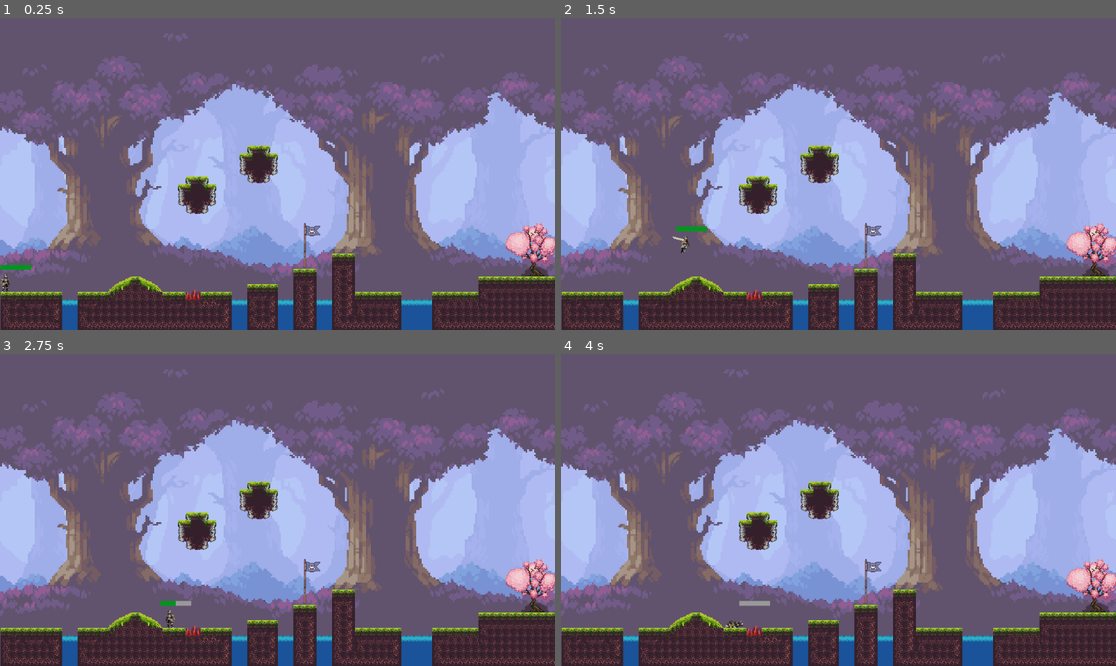
Above: before the commit, frames 1-4 (two rows, left to right).
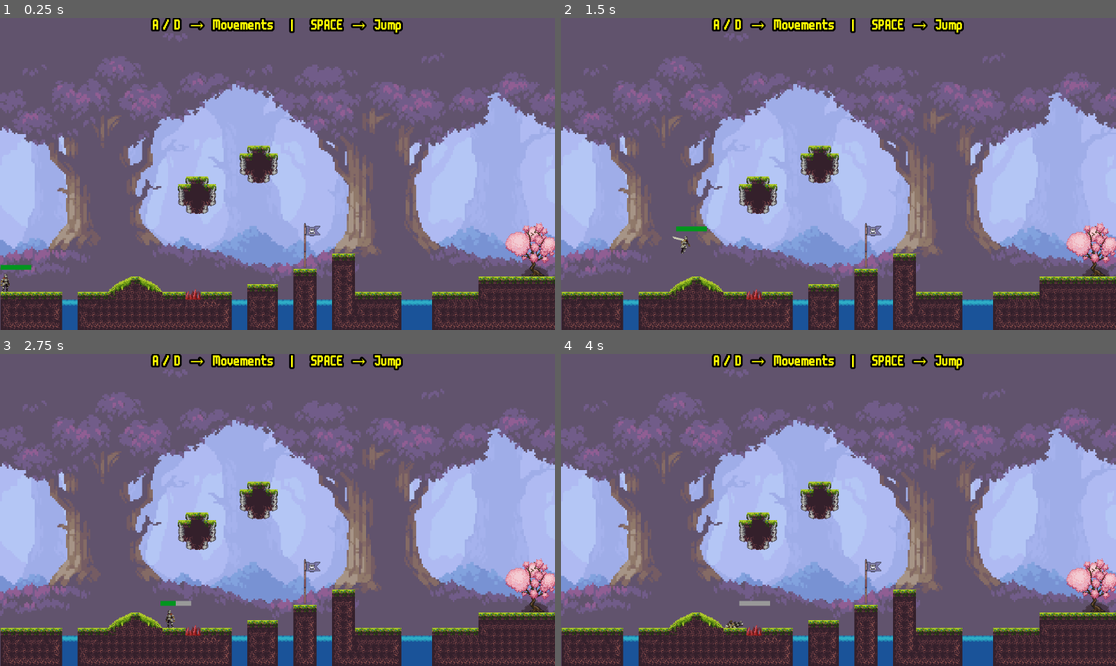
Above: after the commit, the same moments.

Repository: HamzaPecenek/Bone_Knight_V2
Game: Godot game, scene res://Assets/Scenes/Level1.tscn
Same seed, same stepped clock (60 frames per second), same inputs: the game is played once before the commit and once after it.
Inputs (mouse positions are in pixels of both pictures, inside the frame that each line leads up to):
- Up to frame 1 (0.25 s): no input
- Up to frame 2 (1.5 s): tap Enter at 0.5 s; move the mouse to (960, 158) at 0.52 s; hold D (walk_right) from 0.53 s (still down); tap F (interact, bound only after the commit) at 0.6 s; tap Space (jump) at 0.77, 1.25 s; move the mouse to (727, 189) at 1.27 s; click (727, 189) at 1.35 s
- Up to frame 3 (2.75 s): tap Space (jump) at 1.52 s; tap F (interact, bound only after the commit) at 1.55, 2.1 s; move the mouse to (333, 441) at 2.02 s; release D (walk_right) at 2.03 s; hold A (walk_left) from 2.03 s (still down)
- Up to frame 4 (4 s): tap Enter at 2.75 s; move the mouse to (810, 572) at 2.77 s; release A (walk_left) at 2.78 s; hold D (walk_right) from 2.78 s (still down); tap F (interact, bound only after the commit) at 2.85, 3.8 s; tap Space (jump) at 3.02, 3.5, 3.77 s; move the mouse to (1005, 556) at 3.52 s; press the mouse at (1005, 556) at 3.53 s

The runs differ from the first frame. In frame 1, 1.3% of the frame differs, in the area x 27-73%, y 0-6%; in frame 2, 1.3%; in frame 3, 1.3%; in frame 4, 1.3%.

Commit message:
Level1'e credit ve tutorial eklendi.

Diff:
--- a/Assets/Scenes/Level1.tscn
+++ b/Assets/Scenes/Level1.tscn
@@ -1,6 +1,7 @@
-[gd_scene load_steps=17 format=4 uid="uid://lslltlj55xhq"]
+[gd_scene load_steps=25 format=4 uid="uid://lslltlj55xhq"]
 
 [ext_resource type="Texture2D" uid="uid://lm0ds5134ffg" path="res://Assets/Map/Background1.png" id="1_dwyiq"]
+[ext_resource type="Script" uid="uid://xhhmd8o41nbi" path="res://Assets/Scenes/level_1.gd" id="1_fu3i4"]
 [ext_resource type="PackedScene" uid="uid://e2xryulnha1c" path="res://Assets/Scenes/player.tscn" id="1_rpjkb"]
 [ext_resource type="Texture2D" uid="uid://df31i2fcolcg3" path="res://Assets/Map/Background2.png" id="2_dn5ey"]
 [ext_resource type="Texture2D" uid="uid://c3bt6gv2ncdlf" path="res://Assets/Map/TileSet1.png" id="3_lmyl5"]
@@ -8,9 +9,12 @@
 [ext_resource type="PackedScene" uid="uid://bvfncc10i2tkw" path="res://Assets/Scenes/mushroom.tscn" id="5_mngwl"]
 [ext_resource type="Texture2D" uid="uid://ecqv06lvgu45" path="res://Assets/Map/oak_woods_tileset.png" id="5_rhuow"]
 [ext_resource type="PackedScene" uid="uid://dcroo07f78lxy" path="res://Assets/Scenes/skelaton.tscn" id="6_rhuow"]
+[ext_resource type="Script" uid="uid://ck41vs2fv4wpj" path="res://Assets/Scenes/lake.gd" id="7_x50wt"]
 [ext_resource type="PackedScene" uid="uid://cuaydp5e5ainu" path="res://Assets/Scenes/trap.tscn" id="9_c410o"]
 [ext_resource type="PackedScene" uid="uid://d262uno635wih" path="res://Assets/Scenes/checkpoint.tscn" id="10_wqmxn"]
 [ext_resource type="PackedScene" uid="uid://2v6pxgl70oom" path="res://Assets/Scenes/death_boundary.tscn" id="11_qm2ms"]
+[ext_resource type="Script" uid="uid://7uqoyhbby4ga" path="res://Assets/Scenes/ui.gd" id="13_apo3s"]
+[ext_resource type="FontFile" uid="uid://7vn3qxh2pe6n" path="res://Assets/Fonts/m6x11 Daniel LInssen.ttf" id="14_dqdc5"]
 
 [sub_resource type="TileSetAtlasSource" id="TileSetAtlasSource_7bilv"]
 texture = ExtResource("3_lmyl5")
@@ -1455,10 +1459,38 @@
 sources/1 = SubResource("TileSetAtlasSource_5gvfm")
 sources/2 = SubResource("TileSetAtlasSource_rpjkb")
 
+[sub_resource type="RectangleShape2D" id="RectangleShape2D_x50wt"]
+size = Vector2(147, 95)
+
 [sub_resource type="RectangleShape2D" id="RectangleShape2D_qm2ms"]
 size = Vector2(120, 676)
 
+[sub_resource type="LabelSettings" id="LabelSettings_fu3i4"]
+font = ExtResource("14_dqdc5")
+font_size = 30
+font_color = Color(1, 1, 0, 1)
+outline_size = 15
+outline_color = Color(0, 0, 0, 1)
+shadow_size = 5
+
+[sub_resource type="LabelSettings" id="LabelSettings_dqdc5"]
+font = ExtResource("14_dqdc5")
+font_size = 30
+font_color = Color(1, 1, 0, 1)
+outline_size = 15
+outline_color = Color(0, 0, 0, 1)
+shadow_size = 5
+
+[sub_resource type="LabelSettings" id="LabelSettings_j0jbc"]
+font = ExtResource("14_dqdc5")
+font_size = 30
+font_color = Color(1, 1, 0, 1)
+outline_size = 15
+outline_color = Color(0.01845388, 0.018453883, 0.018453883, 1)
+shadow_size = 5
+
 [node name="Level 1" type="Node2D"]
+script = ExtResource("1_fu3i4")
 
 [node name="Player" parent="." instance=ExtResource("1_rpjkb")]
 position = Vector2(11, 569)
@@ -1505,6 +1537,16 @@
 tile_map_data = PackedByteArray("AAAIACYAAAAEABMAAAAIACcAAAAEABMAAAAIACgAAAAEABMAAAAAACQAAAADAAAAAAAAACUAAAAGAAIAAAAAAC …(27264 unchanged characters)…
 tile_set = SubResource("TileSet_5gvfm")
 
+[node name="Lake" type="Node2D" parent="TileMapGround"]
+script = ExtResource("7_x50wt")
+
+[node name="InteractArea" type="Area2D" parent="TileMapGround/Lake"]
+collision_mask = 3
+
+[node name="CollisionShape2D" type="CollisionShape2D" parent="TileMapGround/Lake/InteractArea"]
+position = Vector2(865.5, 574.5)
+shape = SubResource("RectangleShape2D_x50wt")
+
 [node name="Mushroom" parent="." instance=ExtResource("5_mngwl")]
 position = Vector2(1469, 511)
 
@@ -1545,3 +1587,37 @@
 
 [node name="Checkpoint3" parent="." instance=ExtResource("10_wqmxn")]
 position = Vector2(2802, 490)
+
+[node name="UI" type="CanvasLayer" parent="."]
+layer = 10
+script = ExtResource("13_apo3s")
+
+[node name="TutorialLabel" type="Label" parent="UI"]
+anchors_preset = 15
+anchor_right = 1.0
+anchor_bottom = 1.0
+grow_horizontal = 2
+grow_vertical = 2
+label_settings = SubResource("LabelSettings_fu3i4")
+horizontal_alignment = 1
+
+[node name="InteractLabel" type="Label" parent="UI"]
+anchors_preset = 15
+anchor_right = 1.0
+anchor_bottom = 1.0
+grow_horizontal = 2
+grow_vertical = 2
+label_settings = SubResource("LabelSettings_dqdc5")
+horizontal_alignment = 1
+
+[node name="FLabel" type="Label" parent="UI"]
+anchors_preset = 15
+anchor_right = 1.0
+anchor_bottom = 1.0
+grow_horizontal = 2
+grow_vertical = 2
+label_settings = SubResource("LabelSettings_j0jbc")
+horizontal_alignment = 1
+
+[connection signal="body_entered" from="TileMapGround/Lake/InteractArea" to="TileMapGround/Lake" method="_on_interact_area_body_entered"]
+[connection signal="body_exited" from="TileMapGround/Lake/InteractArea" to="TileMapGround/Lake" method="_on_interact_area_body_exited"]
--- /dev/null
+++ b/Assets/Scenes/lake.gd
@@ -0,0 +1,33 @@
+extends Node2D
+
+@export var interact_text: String = "It's like the lake is trying to tell me something."
+
+var player_inside := false
+
+func _ready() -> void:
+	var ui := get_tree().current_scene.get_node_or_null("UI")
+	if ui:
+		ui.hide_f_prompt()
+
+func _process(_delta: float) -> void:
+	if player_inside and Input.is_action_just_pressed("interact"):
+		var ui := get_tree().current_scene.get_node_or_null("UI")
+		if ui:
+			ui.hide_f_prompt()  # F'ye basınca prompt gitsin
+			ui.show_interact_text(interact_text, 3.5)  # asıl credit yazısı çıksın
+
+# InteractArea -> body_entered (Signal Lake'e bağlı olmalı!)
+func _on_interact_area_body_entered(body: Node2D) -> void:
+	if body.name == "Player" or body.is_in_group("player"):
+		player_inside = true
+		var ui := get_tree().current_scene.get_node_or_null("UI")
+		if ui:
+			ui.show_f_prompt(5.0)
+
+# InteractArea -> body_exited (Signal Lake'e bağlı olmalı!)
+func _on_interact_area_body_exited(body: Node2D) -> void:
+	if body.name == "Player" or body.is_in_group("player"):
+		player_inside = false
+		var ui := get_tree().current_scene.get_node_or_null("UI")
+		if ui:
+			ui.hide_f_prompt()
--- /dev/null
+++ b/Assets/Scenes/level_1.gd
@@ -0,0 +1,8 @@
+extends Node2D
+
+@onready var ui: CanvasLayer = $UI
+
+func _ready() -> void:
+	# Oyun başı tutorial
+	if ui and ui.has_method("show_start_tutorial"):
+		ui.show_start_tutorial()
--- /dev/null
+++ b/Assets/Scenes/ui.gd
@@ -0,0 +1,64 @@
+extends CanvasLayer
+
+@onready var tutorial_label: Label = get_node_or_null("TutorialLabel")
+@onready var interact_label: Label = get_node_or_null("InteractLabel")
+@onready var f_label: Label = get_node_or_null("FLabel")
+
+var _f_prompt_id: int = 0
+
+func _ready() -> void:
+	if tutorial_label:
+		tutorial_label.visible = false
+	if interact_label:
+		interact_label.visible = false
+	if f_label:
+		f_label.visible = false
+
+# -------------------------------------------------
+# OYUN BAŞI TUTORIAL
+func show_start_tutorial() -> void:
+	show_tutorial("A / D  →  Movements    |    SPACE  →  Jump", 5.0)
+
+func show_tutorial(text: String, duration: float) -> void:
+	if tutorial_label == null:
+		return
+
+	tutorial_label.text = text
+	tutorial_label.visible = true
+	await get_tree().create_timer(duration).timeout
+	tutorial_label.visible = false
+
+# -------------------------------------------------
+# ETKİLEŞİM YAZISI (göl metni vs.)
+func show_interact_text(text: String, duration: float = 3.5) -> void:
+	if interact_label == null:
+		return
+
+	interact_label.text = text
+	interact_label.visible = true
+	await get_tree().create_timer(duration).timeout
+	interact_label.visible = false
+
+# -------------------------------------------------
+# "F: ETKİLEŞİM" PROMPT (5 sn, F'ye basınca iptal)
+func show_f_prompt(duration: float = 5.0) -> void:
+	if f_label == null:
+		return
+
+	_f_prompt_id += 1
+	var my_id := _f_prompt_id
+
+	f_label.text = "F: Interaction"
+	f_label.visible = true
+
+	await get_tree().create_timer(duration).timeout
+
+	if my_id != _f_prompt_id:
+		return
+
+	f_label.visible = false
+
+func hide_f_prompt() -> void:
+	_f_prompt_id += 1
+	if f_label:
+		f_label.visible = false
--- a/Assets/Scripts/player.gd
+++ b/Assets/Scripts/player.gd
@@ -244,3 +244,19 @@
 
 func _on_attack_area_p_body_exited(_body: Node2D) -> void:
 	pass
+
+
+func _on_interact_area_area_entered(area: Area2D) -> void:
+	pass # Replace with function body.
+
+
+func _on_interact_area_area_exited(area: Area2D) -> void:
+	pass # Replace with function body.
+
+
+func _on_interact_area_area_shape_entered(area_rid: RID, area: Area2D, area_shape_index: int, local_shape_index: int) -> void:
+	pass # Replace with function body.
+
+
+func _on_interact_area_area_shape_exited(area_rid: RID, area: Area2D, area_shape_index: int, local_shape_index: int) -> void:
+	pass # Replace with function body.
--- a/project.godot
+++ b/project.godot
@@ -42,6 +42,11 @@
 "events": [Object(InputEventKey,"resource_local_to_scene":false,"resource_name":"","device":-1,"window_id":0,"alt_press …(192 unchanged characters)…
 ]
 }
+interact={
+"deadzone": 0.2,
+"events": [Object(InputEventKey,"resource_local_to_scene":false,"resource_name":"","device":-1,"window_id":0,"alt_pressed":false,"shift_pressed":false,"ctrl_pressed":false,"meta_pressed":false,"pressed":false,"keycode":0,"physical_keycode":70,"key_label":0,"unicode":102,"location":0,"echo":false,"script":null)
+]
+}
 
 [rendering]
 
Not shown, added: Assets/Scenes/lake.gd.uid
Not shown, added: Assets/Scenes/level_1.gd.uid
Not shown, added: Assets/Scenes/ui.gd.uid
